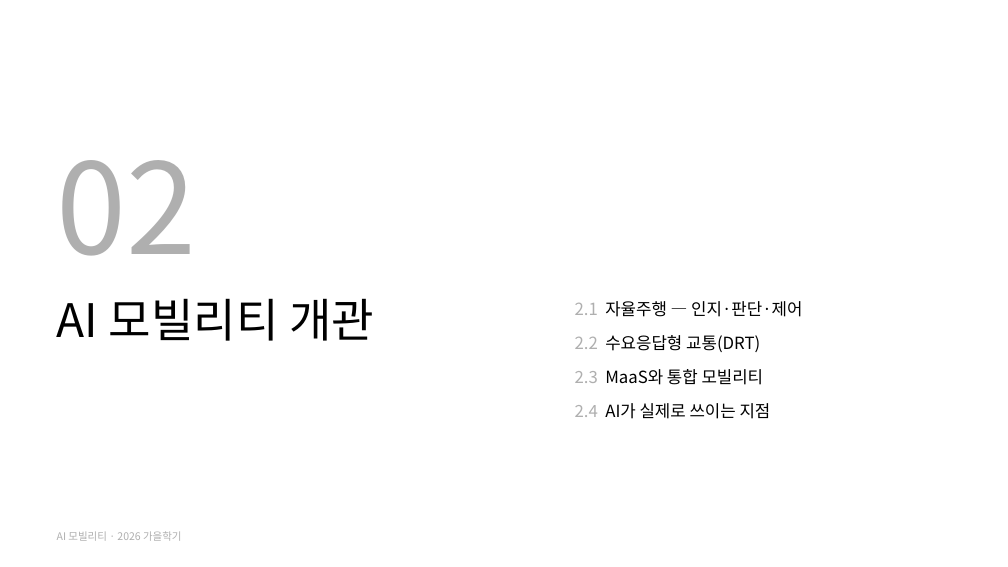
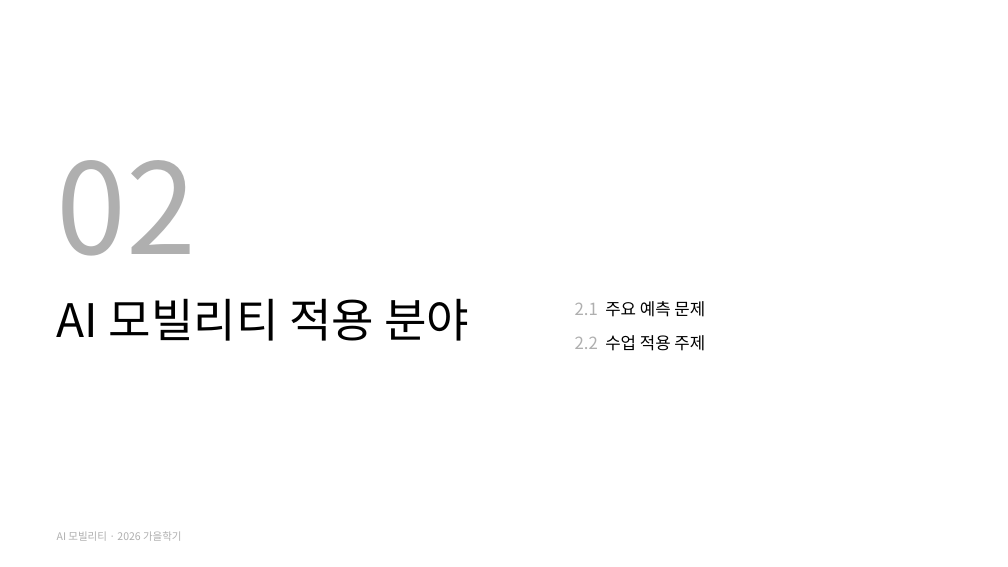
Before and after one commit to jihoyeo/ai-mobility, a slide deck: slide 7 of slides/week01/AI모빌리티_01_오리엔테이션.pptx (slide 8 before the commit). Drawn at 1008x567 pixels with LibreOffice and Linux fonts; fonts in the diff are those of the drawing. Boxes give left, top, right and bottom in pixels: in the first picture for what was removed or moved away, otherwise in the second. Text is boxed around its words. In the diff, an @@ line names an element or a change of style, - is before the commit and + after.

```diff
--- a/slides/week01/AI모빌리티_01_오리엔테이션.pptx
+++ b/slides/week01/AI모빌리티_01_오리엔테이션.pptx
@@ title at [57, 298, 469, 341]: text changed @@
-AI 모빌리티 개관
+AI 모빌리티 적용 분야
@@ text at [575, 301, 705, 351]: text changed @@
-2.1 자율주행 — 인지·판단·제어
-2.2 수요응답형 교통(DRT)
-2.3 MaaS와 통합 모빌리티
-2.4 AI가 실제로 쓰이는 지점
+2.1 주요 예측 문제
+2.2 수업 적용 주제
```
Also in this commit, not shown: 21 other slides changed, 3 slides added, 5 slides removed, 15 other files.
